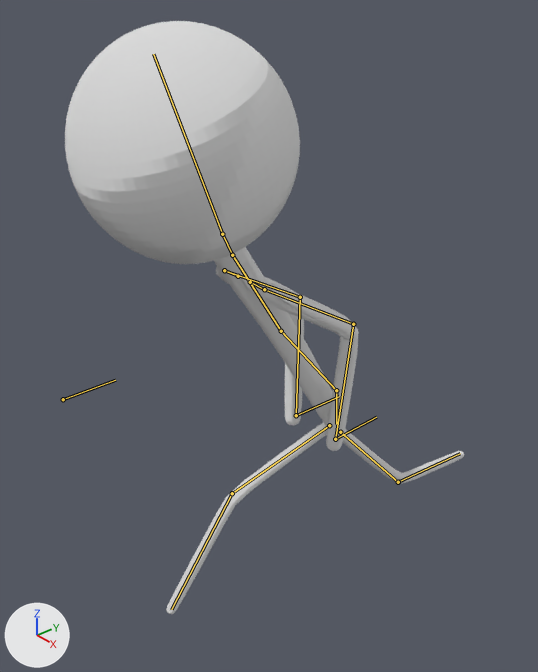
What one commit did to the Blender file SticksNBones_Game/Assets/Renders/Classico.blend.
Camera for both pictures: a 50 mm lens placed at (0.973, -1.036, 0.852), pointed at (-0.07, -0.133, 0.129). The lights are fixed; the arrows at lower left show +X, +Y and +Z. Both versions are drawn at frame 8 of the action 'Dash'; the numbers are the values there. The bones that bend it are drawn over the model as lines.
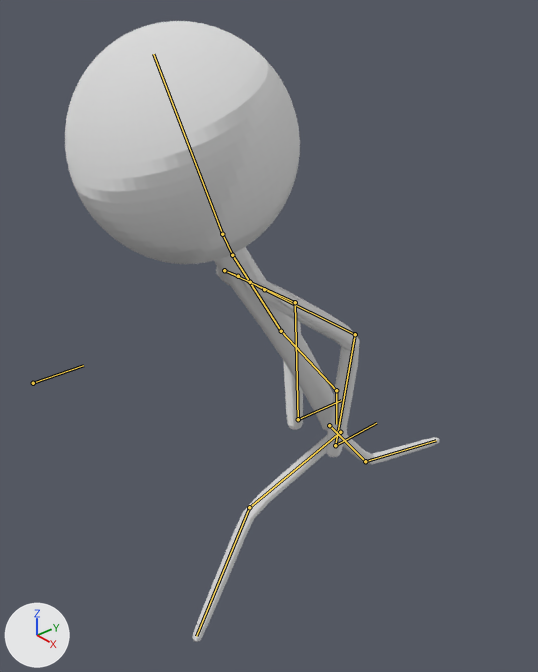
Boxes [x1, y1, x2, y2] around the edits, measured in the pictures (538 x 672 px):
'Cylinder.001', posed (6% narrower)
    before: [65, 21, 464, 614]
    after: [65, 21, 439, 642]
bone 'armik.l', root to tip
    before: (335, 439) to (376, 417)
    after: (335, 445) to (376, 423)
bone 'elbowik.l', root to tip
    before: (63, 399) to (115, 380)
    after: (33, 383) to (83, 365)
bone 'armik.r', root to tip
    before: (296, 415) to (339, 396)
    after: (298, 419) to (341, 400)

What the commit changed:
Bone 'ikleg.l' (bone_ikleg_l) moves from (0.11, 1.8, -1.26) to (0.09, -2.02, -0.39).
Bone 'ikleg.r' (bone_ikleg_r) moves from (-0.09, -2.02, -0.39) to (-0.11, 1.8, -1.26).
Bone 'knee.r' (bone_knee_r) moves from (-0.06, 0.0, 0.0) to (-0.02, 0.08, -0.59).
Bone 'armik.l' (bone_armik_l) moves from (0.34, -0.12, 3.47) to (0.29, -0.14, 3.5).
Bone 'elbowik.l' (bone_elbowik_l) moves from (0.77, 0.01, 0.4) to (1.29, 0.03, 0.85).
Bone 'armik.r' (bone_armik_r) moves from (-0.31, -0.15, 3.43) to (-0.29, -0.13, 3.48).
Bone 'elbowik.r' (bone_elbowik_r) moves from (-2.05, 0.05, 1.41) to (-2.75, 0.07, 1.87).
